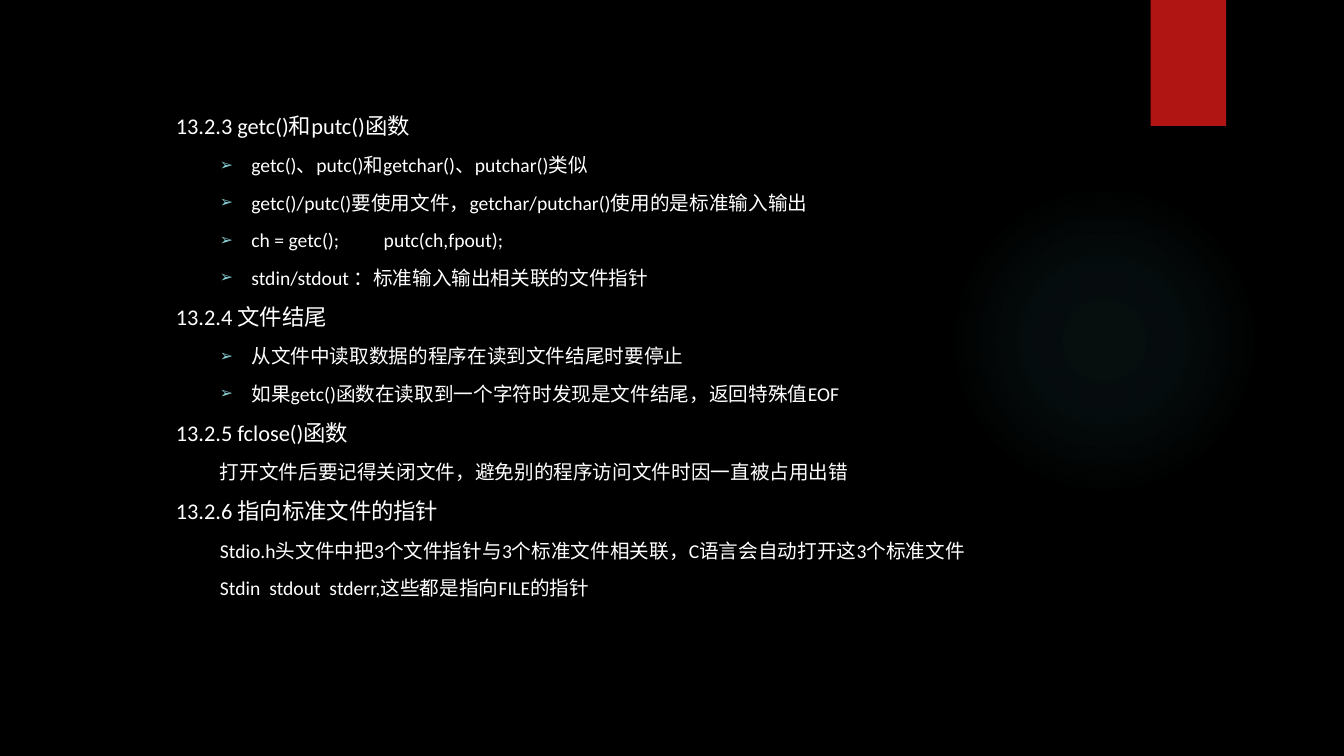
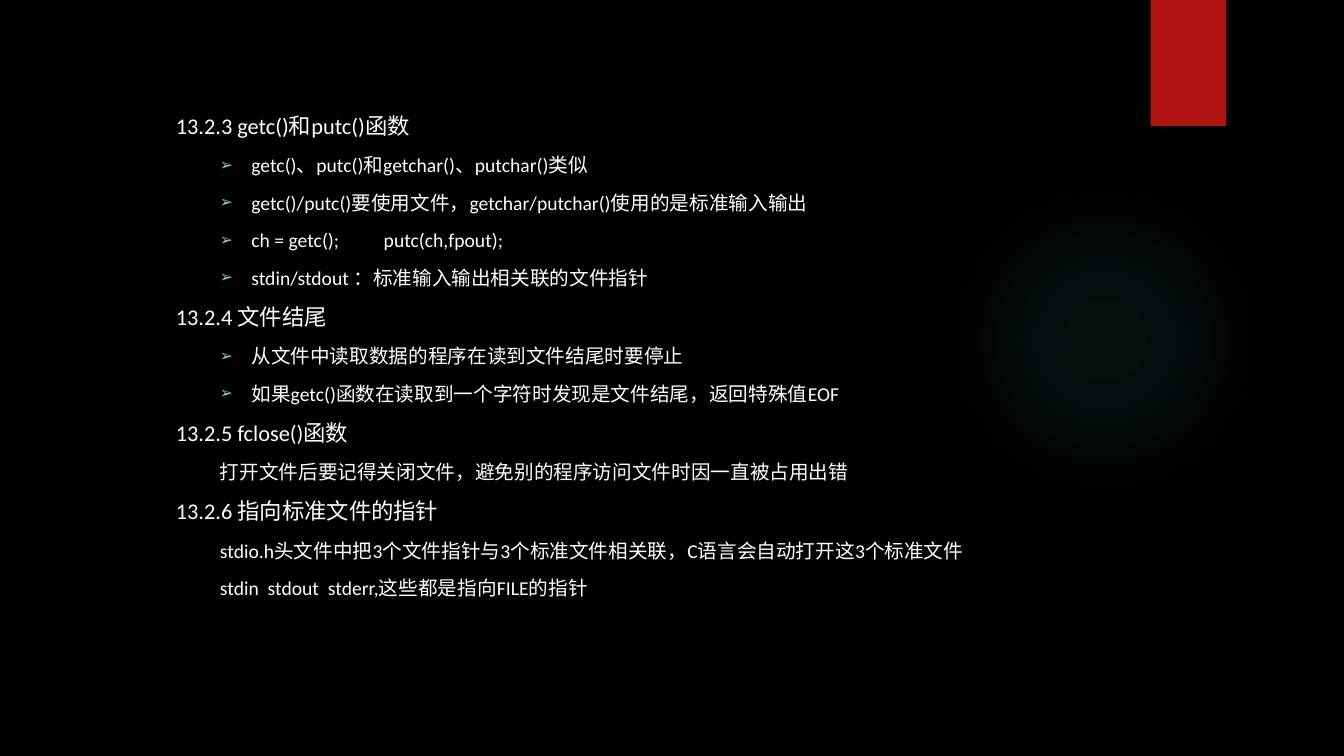
Before and after one commit to tsyin/c_ppt-code, a slide deck: slide 5 of 13 文件输入输出.pptx. Drawn at 1344x756 pixels with LibreOffice and Linux fonts; fonts in the diff are those of the drawing; background and template pictures are left out. Boxes give left, top, right and bottom in pixels: in the first picture for what was removed or moved away, otherwise in the second. Text is boxed around its words. In the diff, an @@ line names an element or a change of style, - is before the commit and + after.

Commit message:
ss

```diff
--- a/13 文件输入输出.pptx
+++ b/13 文件输入输出.pptx
@@ text at [220, 541, 963, 598]: text changed @@
-    Stdio.h头文件中把3个文件指针与3个标准文件相关联，C语言会自动打开这3个标准文件
-    Stdin stdout stderr,这些都是指向FILE的指针
+    stdio.h头文件中把3个文件指针与3个标准文件相关联，C语言会自动打开这3个标准文件
+    stdin stdout stderr,这些都是指向FILE的指针
```
Also in this commit, not shown: 1 slide added.
